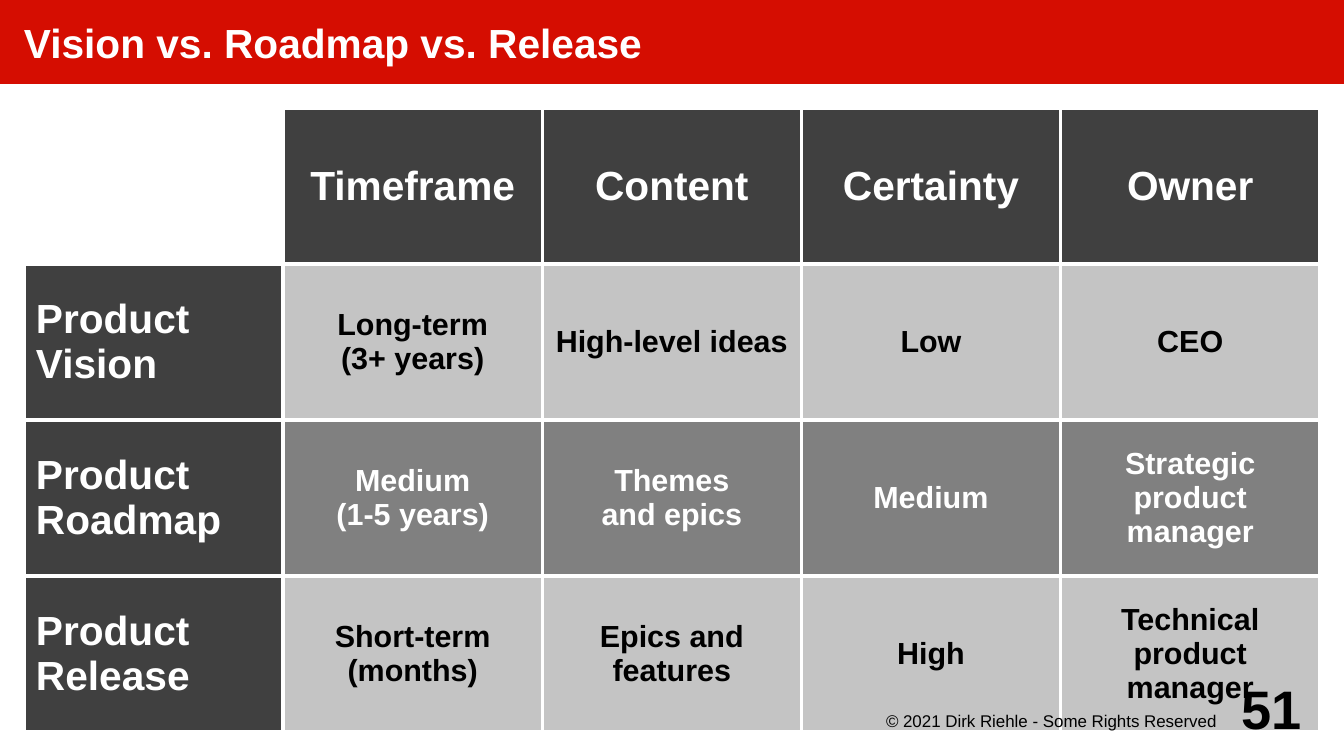
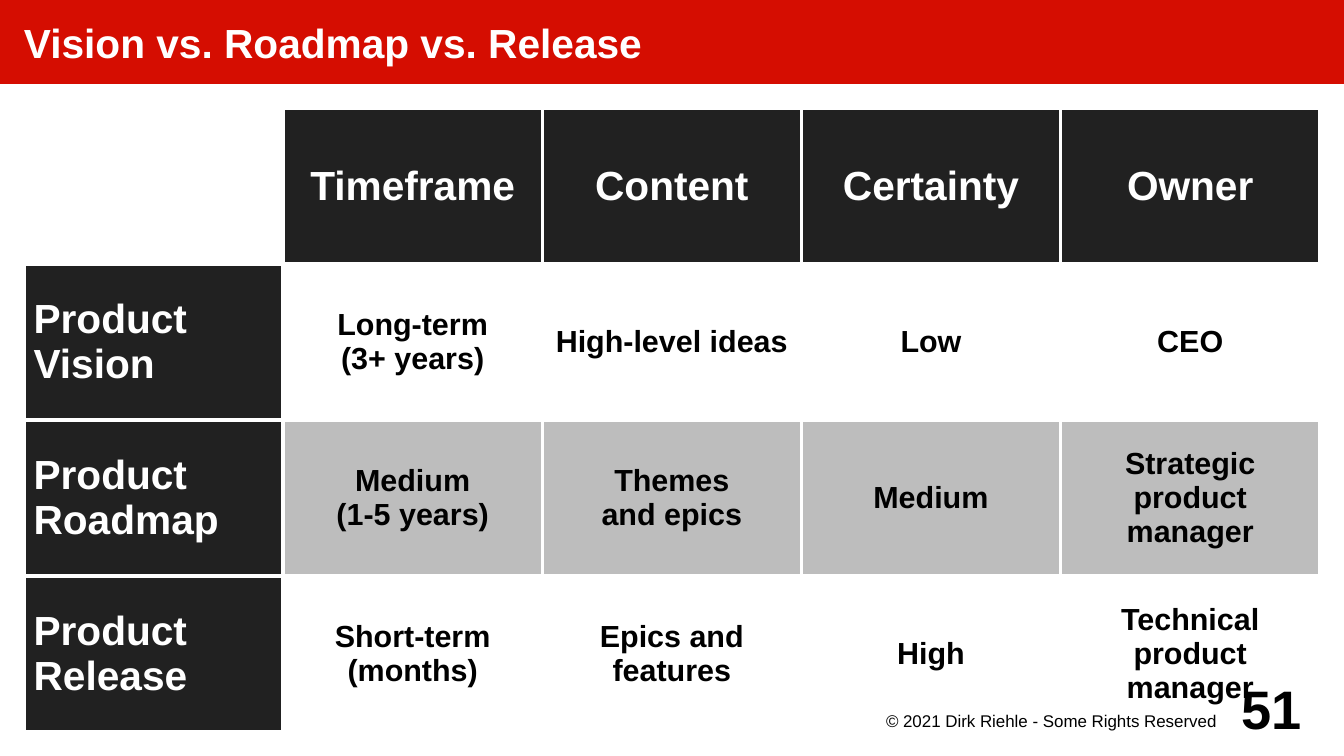
Before and after one commit to dirkriehle/amos-course, a slide deck: slide 51 of Lecture slides/AMOS D02 - Planning and Tracking.odp. Drawn at 1344x756 pixels with LibreOffice and Linux fonts; fonts in the diff are those of the drawing. Boxes give left, top, right and bottom in pixels: in the first picture for what was removed or moved away, otherwise in the second. Text is boxed around its words. In the diff, an @@ line names an element or a change of style, - is before the commit and + after.

```diff
--- a/Lecture slides/AMOS D02 - Planning and Tracking.odp
+++ b/Lecture slides/AMOS D02 - Planning and Tracking.odp
@@ table at bbox=[24, 109, 1323, 733] @@
@@ fill #404040 to #212121 in 7 cells @@
@@ fill #C4C4C4 to #FFFFFF in 8 cells @@
@@ fill #808080 to #BDBDBD in 4 cells @@
@@ text colour #FFFFFF to #000000 in "Medium (1-5 years)", "Themes and epics", "Medium", "Strategic product manager" @@
@@ borders changed @@
```
Also in this commit, not shown: 1 other slide changed, 6 other files.
